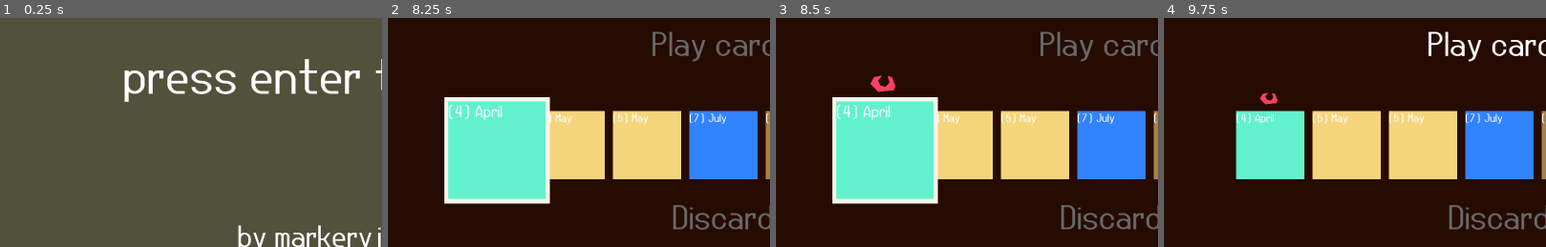
Above: before the commit, frames 1-4 (left to right).
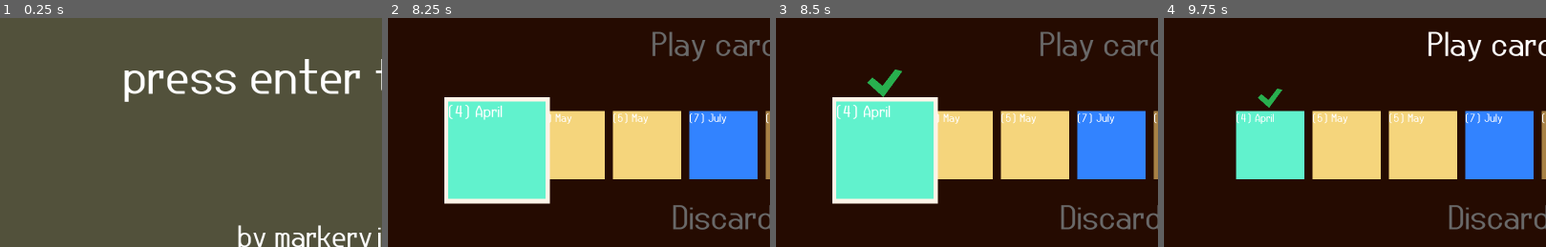
Above: after the commit, the same moments.

Repository: markeryjane/seeker
Game: Godot game, scene res://scenes/title_screen.tscn
Same seed, same stepped clock (60 frames per second), same inputs: the game is played once before the commit and once after it.
Inputs:
- Up to frame 1 (0.25 s): no input
- Up to frame 2 (8.25 s): tap Enter (ui_accept) at 0.5, 0.6, 0.77, 1.07, 1.52, 1.55, 1.82, 2.3, 2.75, 2.85, 3.02, 3.32, 3.5, 3.77, 3.8, 4.07, 4.25, 4.52, 4.55, 4.82, 5.1, 5.75, 6.02, 6.05, 6.32, 6.77, 6.8, 7.07, 7.35, 7.52, 7.82, 8 s; hold Right (ui_right) 0.53-1.28 s; hold Down (ui_down) 1.28-2.03 s; tap Z (discard) every 2.25 s from 1.35 to 8.1 s; hold Right (ui_right) 2.03-2.78 s; tap X (play_hand) at 2.1, 4.35, 6.6 s; hold Up (ui_up) 2.78-3.53 s; hold Left (ui_left) 3.53-5.03 s; hold Down (ui_down) 5.03-5.78 s; hold Right (ui_right) 5.78-6.53 s; hold Up (ui_up) 6.53-7.28 s; hold Right (ui_right) 7.28-8.03 s; hold Down (ui_down) from 8.03 s (still down)
- Up to frame 3 (8.5 s): keep holding Down (ui_down); tap Enter (ui_accept) at 8.3 s
- Up to frame 4 (9.75 s): release Down (ui_down) at 8.78 s; hold Left (ui_left) 8.78-9.53 s; tap X (play_hand) at 8.85 s; tap Enter (ui_accept) at 9.02, 9.05, 9.32, 9.6 s; hold Up (ui_up) from 9.53 s (still down)
The pictures show only the part of the screen within x 6-56%, y 49-99%; the shares and areas given below are measured in that part.

Frames 1-2 are identical in both runs. In frame 3, 0.5% of the frame differs, in the area x 23-33%, y 22-35%; in frame 4, 0.2%.

Commit message:
year ui working, checkmark over cards

Diff:
--- a/card_base.tscn
+++ b/card_base.tscn
@@ -169,6 +169,6 @@
 unique_name_in_owner = true
 
 [node name="SelectedIconPolygon" type="Polygon2D" parent="SelectedIcon"]
-position = Vector2(15, -14)
-color = Color(1, 0.25, 0.3875, 1)
-polygon = PackedVector2Array(3, -137, -19, -133, -29, -115, -8, -94, 32, -98, 37, -109, 27, -133, 16, -136, 21, -119, 11, -107, -3, -111, -9, -124)
+position = Vector2(7, -17)
+color = Color(0.159892, 0.688903, 0.308131, 1)
+polygon = PackedVector2Array(-29, -115, 13, -77, 63, -145, 44, -150, 11, -107, -16, -129)
--- a/scenes/main_scene.gd
+++ b/scenes/main_scene.gd
@@ -14,6 +14,7 @@
 @onready var multiplier_label: Label = %MultiplierLabel
 @onready var combo_display_animation_player: AnimationPlayer = %ComboDisplayAnimationPlayer
 @onready var score_value_label: Label = %ScoreValueLabel
+@onready var year_ui: Control = %YearUI
 
 var selection_index = 0
 
@@ -231,8 +232,11 @@
 	for i in scoring_numbers:
 		_points_to_add += 1
 	for card in hand:
-		if card.card_effect == 2: #add points
+		if card.card_effect == 2 and card.selected: #add points
 			_points_to_add += card.effect_amount
+
+		if card.selected:
+			year_ui.activate_month(card.month)
 
 	score_display_value = _points_to_add
 	points_label.text = str(score_display_value)
--- a/scenes/main_scene.tscn
+++ b/scenes/main_scene.tscn
@@ -144,5 +144,6 @@
 text = "0"
 
 [node name="YearUI" parent="." instance=ExtResource("2_xjgos")]
+unique_name_in_owner = true
 offset_top = -36.0
 offset_bottom = -36.0
--- a/scenes/year_ui.gd
+++ b/scenes/year_ui.gd
@@ -20,4 +20,4 @@
 		_index += 1
 
 func activate_month(month:int) -> void:
-	months_played[month] = true
+	months_played[month-1] = true
